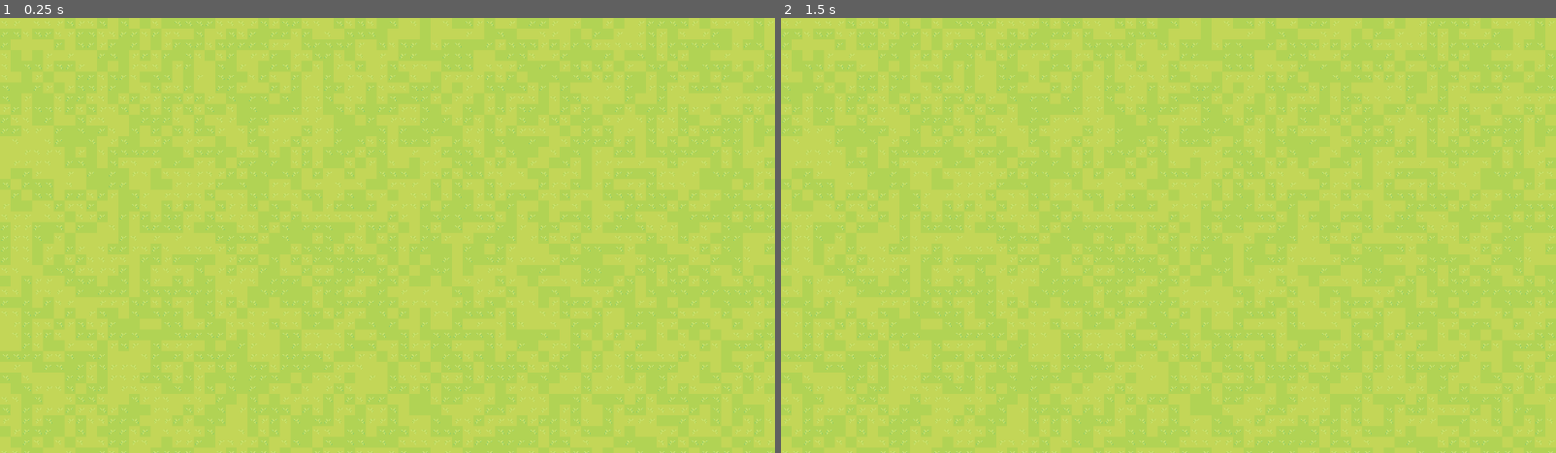
Above: before the commit, frames 1-2 (left to right).
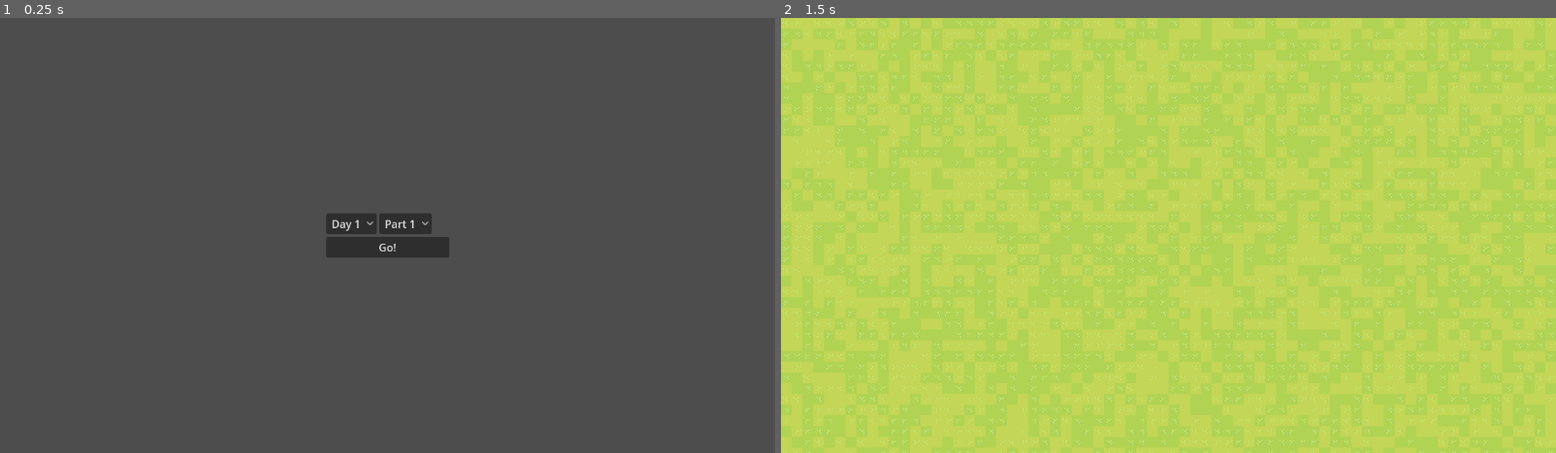
Above: after the commit, the same moments.

Repository: TTTaevas/adventofcode2023_godot
Game: Godot game, scene res://index.tscn
Same seed, same stepped clock (60 frames per second), same inputs: the game is played once before the commit and once after it. Before the commit the project starts from res://days/day2/day.tscn.
Inputs (mouse positions are in pixels of both pictures, inside the frame that each line leads up to):
- Up to frame 1 (0.25 s): no input
- Up to frame 2 (1.5 s): click (1168, 248) at 0.5 s, where only the run after the commit has a clickable "Go!"; tap Enter at 1.25 s

The runs differ from the first frame. In frame 1, 100% of the frame differs, in the area x 0-100%, y 0-100%; in frame 2, nothing differs.
Error before the commit: Attempt to call function 'eof_reached' in base 'null instance' on a null instance. (res://days/day2/day.tscn::GDScript_tsuqa:17)
Error after the commit: Attempt to call function 'eof_reached' in base 'null instance' on a null instance. (res://days/day1/day.tscn::GDScript_55l5y:17)

Commit message:
Day 2 Part 2

Diff:
--- a/days/day2/game.tscn
+++ b/days/day2/game.tscn
@@ -61,6 +61,7 @@
 
 var checked = false
 var id = 0
+var maximum = {\"red\": 0, \"green\": 0, \"blue\": 0}
 var sets = []
 var set_scene = preload(\"res://days/day2/set.tscn\")
 var taken_positions = []
--- a/days/day2/me.gd
+++ b/days/day2/me.gd
@@ -3,6 +3,7 @@
 var limits
 var old_position = Vector2(8, 8)
 var ids = []
+var powers = []
 var part2
 
 signal portal_taken(me)
@@ -48,12 +49,26 @@
 				go_to_unchecked()
 	else:
 		if not get_parent().get("id") == null:
-			ids.append(get_parent().id)
+			if not part2:
+				ids.append(get_parent().id)
+			else:
+				var maximum = get_parent().maximum.values()
+				var current_game_power = maximum.reduce(func(a, b): return a * b)
+				powers.append(current_game_power)
+
 			go_back_to_portal()
+		else:
+			if not part2:
+				print(str(ids.reduce(func(a, b): return a + b)))
+			else:
+				$Label.text = str(powers.reduce(func(a, b): return a + b))
 
 func _ready():
 	part2 = get_parent().get_parent().part2
 	go_to_unchecked()
 
 func _process(_delta):
-	$Label.text = str(ids.reduce(func(a, b): return a + b))
+	if not part2:
+		$Label.text = str(ids.reduce(func(a, b): return a + b))
+	else:
+		$Label.text = str(powers.reduce(func(a, b): return a + b))
--- a/days/day2/set.tscn
+++ b/days/day2/set.tscn
@@ -7,7 +7,6 @@
 
 var checked = false
 var cubes
-var max = {\"red\": 0, \"green\": 0, \"blue\": 0}
 
 func _ready():
 	$Sprite.frame = randi() % $Sprite.sprite_frames.get_frame_count(\"default\")
@@ -20,6 +19,9 @@
 				return false
 		return true
 	else:
+		for key in cubes.keys():
+			if cubes[key] > get_parent().maximum[key]:
+				get_parent().maximum[key] = cubes[key]
 		return true
 "
 
--- a/index.tscn
+++ b/index.tscn
@@ -6,6 +6,12 @@
 script/source = "extends Control
 
 func _on_day_selection_selection_made(instance):
+	var old_instance = find_child(\"Day\", false, false)
+	if old_instance:
+		remove_child(old_instance)
+
+	$DaySelection.hide()
+	instance.name = \"Day\"
 	add_child(instance)
 "
 
--- a/project.godot
+++ b/project.godot
@@ -11,7 +11,7 @@
 [application]
 
 config/name="AdventOfCode2023"
-run/main_scene="res://days/day2/day.tscn"
+run/main_scene="res://index.tscn"
 config/features=PackedStringArray("4.2", "GL Compatibility")
 config/icon="res://icon.svg"
 
